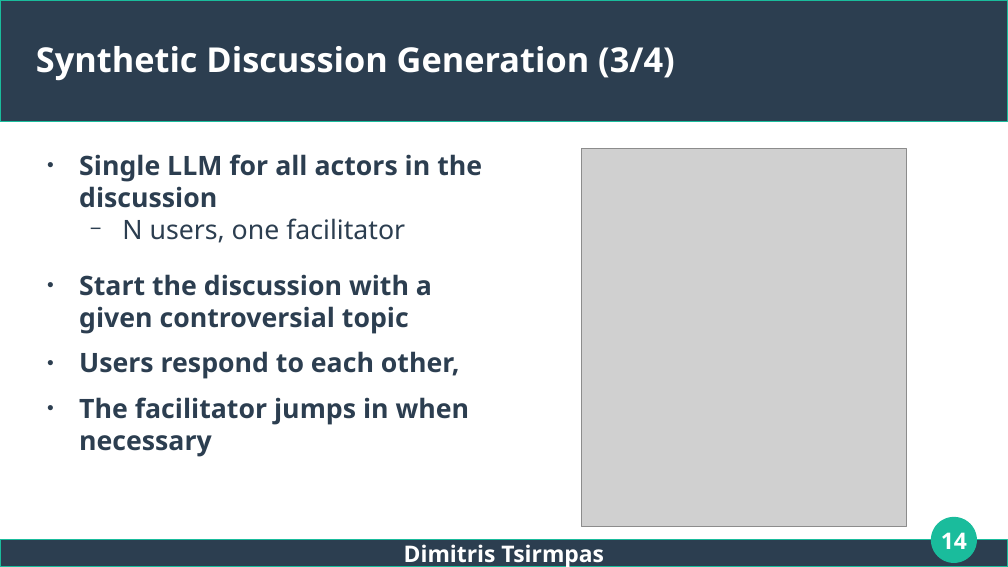
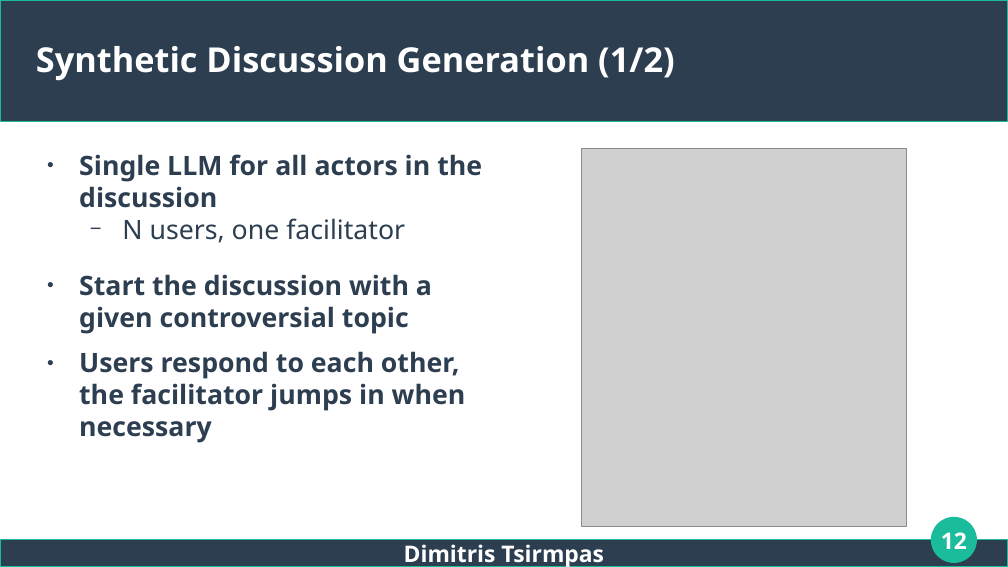
Before and after one commit to dimits-ts/llm_moderation_research, a slide deck: slide 12 of presentations/thesis.odp (slide 14 before the commit). Drawn at 1008x567 pixels with LibreOffice and Linux fonts; fonts in the diff are those of the drawing; grey boxes stand for pictures. Boxes give left, top, right and bottom in pixels: in the first picture for what was removed or moved away, otherwise in the second. Text is boxed around its words. In the diff, an @@ line names an element or a change of style, - is before the commit and + after.

```diff
--- a/presentations/thesis.odp
+++ b/presentations/thesis.odp
@@ title at (x1=36, y1=46, x2=675, y2=81): text changed @@
-Synthetic Discussion Generation (3/4)
+Synthetic Discussion Generation (1/2)
@@ text at (x1=79, y1=351, x2=466, y2=443): text changed @@
-● Users respond to each other,
-● The facilitator jumps in when necessary
+● Users respond to each other, the facilitator jumps in when necessary
@@ page number at (x1=941, y1=532, x2=967, y2=549): text changed @@
-14
+12
```
Also in this commit, not shown: 13 other slides changed, 1 slide added, 7 slides removed, 8 other files.
